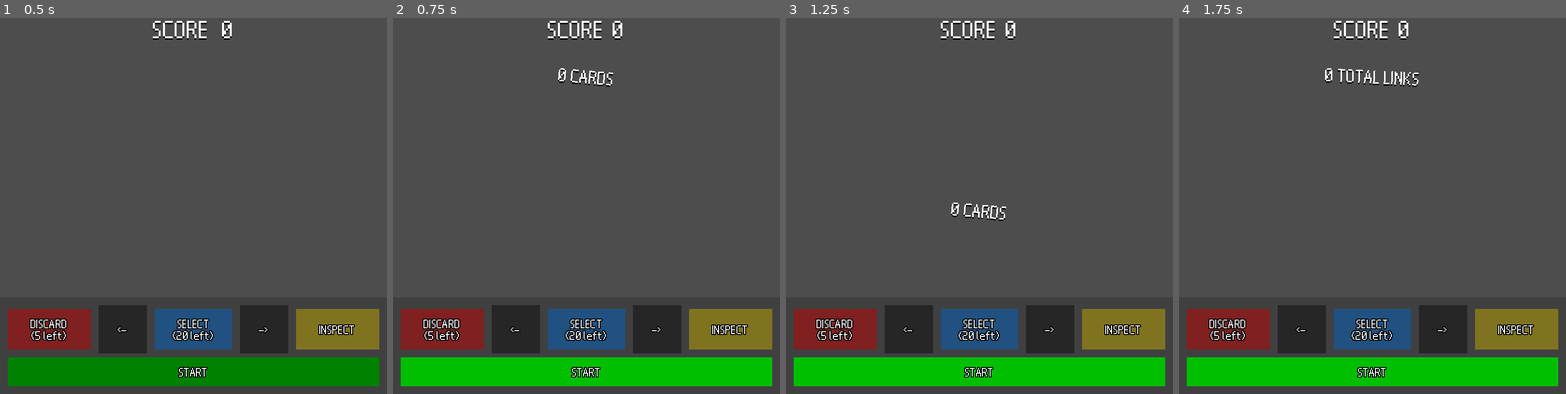
Above: before the commit, frames 1-4 (left to right).
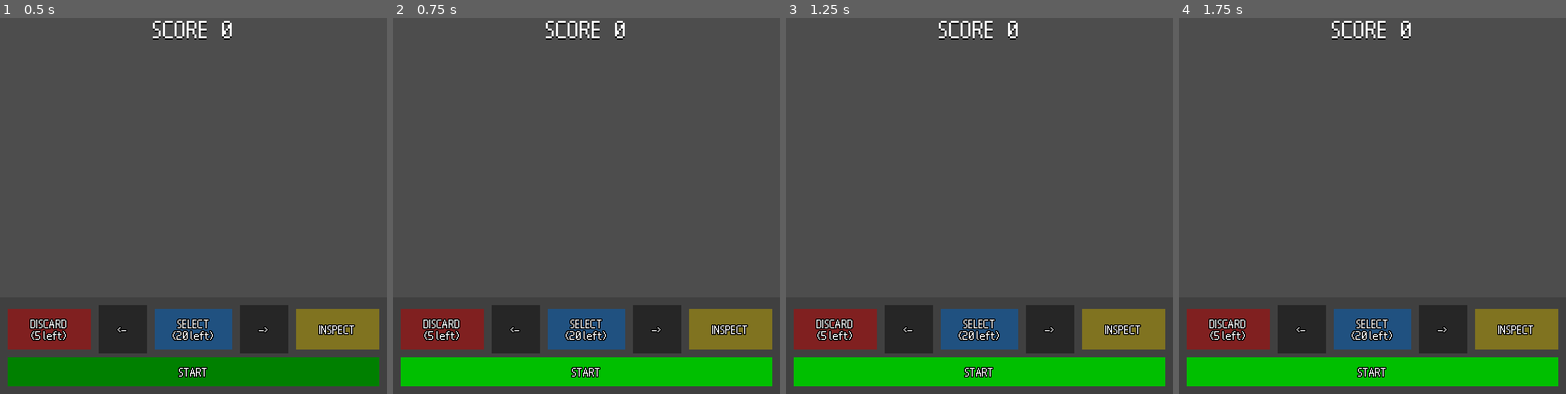
Above: after the commit, the same moments.

Repository: sjerpsthomas/job-hunter
Game: Godot game, scene res://screen/main/main_screen.tscn
Same seed, same stepped clock (60 frames per second), same inputs: the game is played once before the commit and once after it. This scene is started directly instead of the project's main scene.
Inputs:
- Up to frame 1 (0.5 s): no input
- Up to frame 2 (0.75 s): click "START" at 0.5 s
- Up to frame 3 (1.25 s): no input
- Up to frame 4 (1.75 s): click "START" at 1.25 s

Frame 1 is identical in both runs. In frame 2, 0.7% of the frame differs, in the area x 39-60%, y 0-19%; in frame 3, 0.7%; in frame 4, 0.8%, in the area x 37-62%, y 0-19%.
Error in both runs: Out of bounds get index '-1' (on base: 'Array[PortfolioItem]') (res://screen/main/cards.gd:32)

Commit message:
Fixed loader and game over screen

Diff:
--- a/screen/title/loader.gd
+++ b/core/portfolio_loader.gd
@@ -7,6 +7,8 @@
 
 var collection_response_count := 0
 var collection_response_size: int
+
+var is_finished := false
 
 signal finished
 signal errored
@@ -23,6 +25,7 @@
 
 # (Finishes loading)
 func finish() -> void:
+	is_finished = true
 	finished.emit()
 
 
--- a/project.godot
+++ b/project.godot
@@ -19,6 +19,7 @@
 
 PortfolioItemsCollection="*res://collection/portfolio_items_collection.gd"
 PortfolioTagsCollection="*res://collection/portfolio_tags_collection.gd"
+PortfolioLoader="*res://core/portfolio_loader.gd"
 
 [display]
 
--- a/screen/loading/loading_screen.tscn
+++ /dev/null
@@ -1,15 +0,0 @@
-[gd_scene load_steps=2 format=3 uid="uid://brvkk1tc6hyc"]
-
-[ext_resource type="Script" uid="uid://d2e6o247nxgc8" path="res://screen/title/loader.gd" id="1_kgmty"]
-
-[node name="Node2D" type="Node2D"]
-script = ExtResource("1_kgmty")
-
-[node name="ItemName" type="Label" parent="."]
-offset_left = 35.0
-offset_top = 122.0
-offset_right = 268.0
-offset_bottom = 157.0
-scale = Vector2(2.46568, 2.46568)
-text = "loading..."
-horizontal_alignment = 1
--- a/screen/main/cards.gd
+++ b/screen/main/cards.gd
@@ -26,7 +26,7 @@
 
 	var card_item: PortfolioItemsCollection.PortfolioItem
 
-	if randf() < 0.1 and not cards.is_empty():
+	if randf() < 0.13 and not cards.is_empty():
 		card_item = cards.pick_random().item
 	else:
 		card_item = PortfolioItemsCollection.portfolio_items[randi_range(0, size - 1)]
@@ -98,6 +98,9 @@
 
 
 func set_card_id(new_card_id: int) -> void:
+	if main_screen.state == MainScreen.State.GAME_OVER:
+		return
+
 	card_id = new_card_id
 	collapse_all()
 
--- a/screen/main/game_over.gd
+++ b/screen/main/game_over.gd
@@ -5,7 +5,7 @@
 
 func _process(_delta: float) -> void:
 	if main_screen.state == MainScreen.State.GAME_OVER:
-		position.y = lerpf(position.y, 120, 0.15)
+		position.y = lerpf(position.y, 130, 0.15)
 
 
 func _on_replay_button_pressed() -> void:
@@ -13,4 +13,4 @@
 
 
 func _on_back_button_pressed() -> void:
-	get_tree().change_scene_to_file("res://screen/loading/loading_screen.tscn")
+	get_tree().change_scene_to_file("res://screen/title/title_screen.tscn")
--- a/screen/main/main_screen.gd
+++ b/screen/main/main_screen.gd
@@ -35,7 +35,10 @@
 			if card.picked:
 				items.append(card.item)
 
-		execute_card_sequence(items)
+		if items.is_empty():
+			pass
+		else:
+			execute_card_sequence(items)
 
 		get_viewport().set_input_as_handled()
 
@@ -69,7 +72,7 @@
 		link_count += item.link_texts.size()
 
 	spawn_text(str(link_count, " TOTAL LINKS"))
-	score += 2 * link_count
+	score += 5 * link_count
 	do_shake(3 * link_count)
 
 	await get_tree().create_timer(1).timeout
@@ -92,7 +95,7 @@
 			spawn_text(str(tag_count, " COMMON ", tag.to_upper(), " TAGS (x", common_tag_multiplier, ")"))
 			do_shake(3 * 5 * tag_count * common_tag_multiplier)
 
-			score += 5 * tag_count * common_tag_multiplier
+			score += 10 * tag_count * common_tag_multiplier
 			common_tag_multiplier += 1
 
 			await get_tree().create_timer(0.5).timeout
@@ -119,7 +122,7 @@
 			spawn_text(str(duplicate_count, " DUPLICATE ", item.title.to_upper(), " (x", duplicate_multiplier, ")"))
 			do_shake(5 * 5 * duplicate_count * duplicate_multiplier)
 
-			score += 10 * duplicate_count * duplicate_multiplier
+			score += 20 * duplicate_count * duplicate_multiplier
 			duplicate_multiplier += 1
 
 			await get_tree().create_timer(0.5).timeout
--- a/screen/title/title_screen.gd
+++ b/screen/title/title_screen.gd
@@ -1,6 +1,12 @@
 extends Node2D
 
 
+
+func _ready() -> void:
+	if PortfolioLoader.is_finished:
+		_on_loader_finished()
+	else:
+		PortfolioLoader.finished.connect(_on_loader_finished)
 
 
 func _on_play_button_pressed() -> void:
--- a/screen/title/title_screen.tscn
+++ b/screen/title/title_screen.tscn
@@ -1,7 +1,6 @@
-[gd_scene load_steps=5 format=3 uid="uid://bvqguhp58dqtb"]
+[gd_scene load_steps=4 format=3 uid="uid://bvqguhp58dqtb"]
 
 [ext_resource type="Script" uid="uid://cy21g8nchdwj4" path="res://screen/title/title_screen.gd" id="1_2je2x"]
-[ext_resource type="Script" uid="uid://d2e6o247nxgc8" path="res://screen/title/loader.gd" id="1_cn8bv"]
 
 [sub_resource type="StyleBoxFlat" id="StyleBoxFlat_77upk"]
 content_margin_left = 4.0
@@ -21,9 +20,6 @@
 
 [node name="TitleScreen" type="Node2D"]
 script = ExtResource("1_2je2x")
-
-[node name="Loader" type="Node2D" parent="."]
-script = ExtResource("1_cn8bv")
 
 [node name="Title" type="Label" parent="."]
 texture_filter = 1
@@ -57,5 +53,4 @@
 action_mode = 0
 text = "Play!"
 
-[connection signal="finished" from="Loader" to="." method="_on_loader_finished"]
 [connection signal="pressed" from="PlayButton" to="." method="_on_play_button_pressed"]
Renamed: screen/title/loader.gd.uid -> core/portfolio_loader.gd.uid
